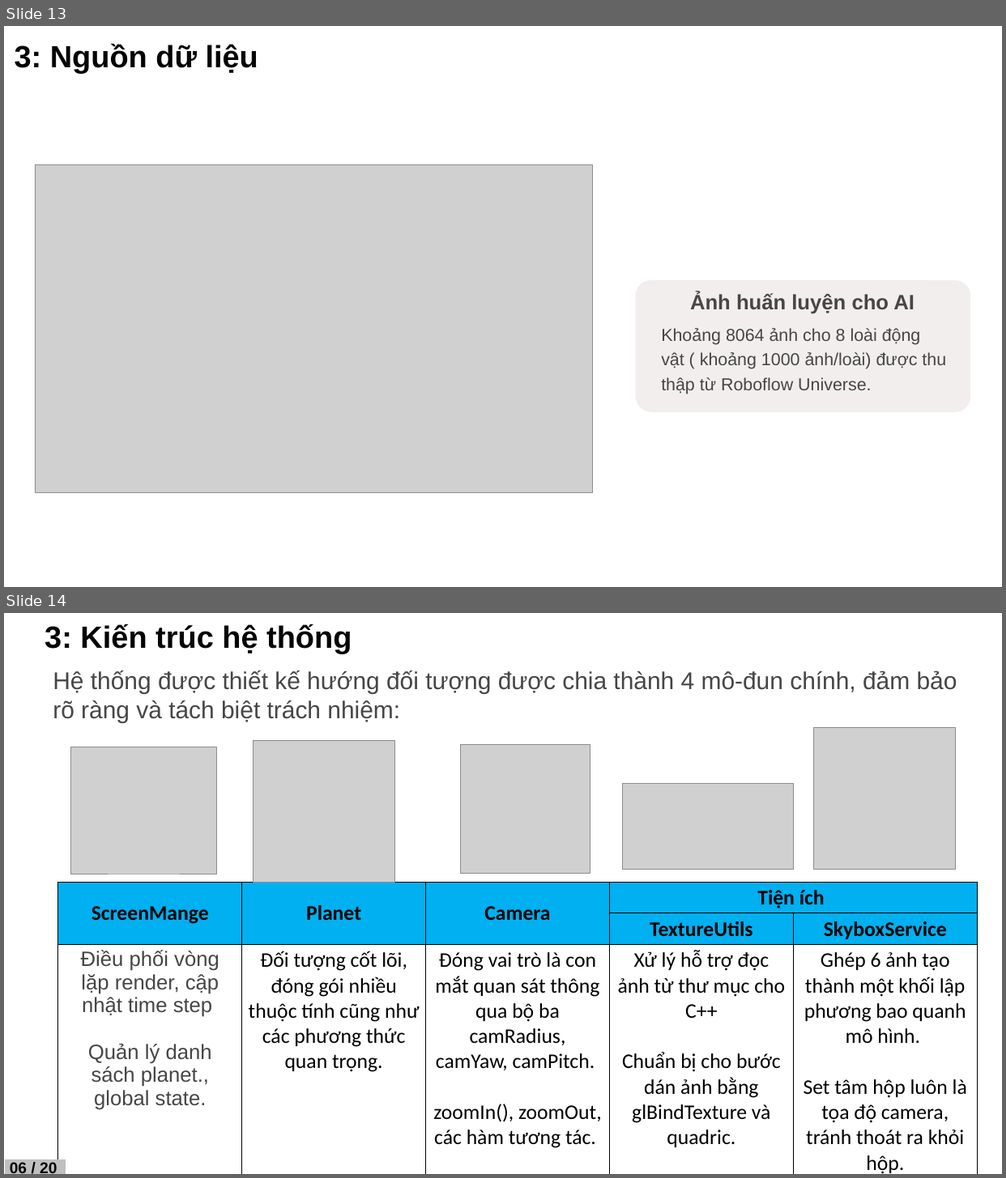
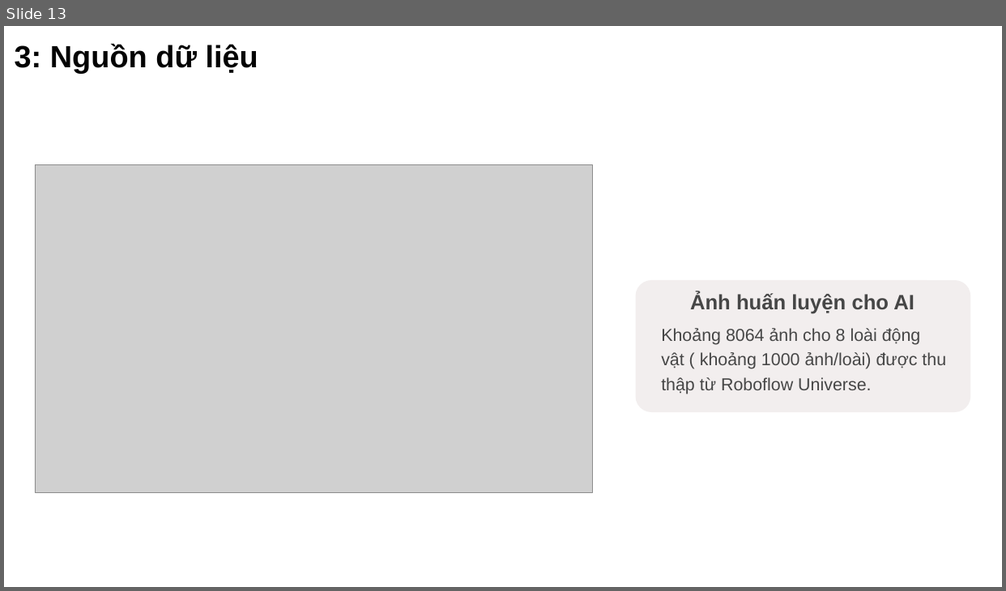
Before and after one commit to NguyenTAnh2005/IntelligentSystem_Vu_Hai_Anh, a slide deck: final_project/reports/Bao_Cao/baocao.pptx. Shown one above the other, each under a label of ours: slides 13 and 14 before the commit, slide 13 after it. The pictures are 1006x1178 and 1006x591 pixels, drawn with LibreOffice and Linux fonts; fonts in the diff are those of the drawing; grey boxes stand for pictures; background and template pictures are left out. Boxes give left, top, right and bottom in pixels: in the first picture for what was removed or moved away, otherwise in the second. Text is boxed around its words. In the diff, an @@ line names an element or a change of style, - is before the commit and + after.

```diff
--- a/final_project/reports/Bao_Cao/baocao.pptx
+++ b/final_project/reports/Bao_Cao/baocao.pptx
@@ slide 14 removed at (4,613,1002,1174), background #000000; not listed: 1 template element that a slide beside it also shows @@
@@ text removed at (44,624,351,653) @@
-3: Kiến trúc hệ thống
@@ text removed at (53,671,957,723) @@
-Hệ thống được thiết kế hướng đối tượng được chia thành 4 mô-đun chính, đảm bảo rõ ràng và tách biệt trách nhiệm:
@@ picture removed at (813,728,955,869) @@
@@ picture removed at (71,747,217,874) @@
@@ picture removed at (253,741,395,883) @@
@@ picture removed at (461,744,590,873) @@
@@ picture removed at (622,784,794,869) @@
@@ table removed at (58,883,978,1174), 3 rows, 5 columns @@
-ScreenMange | Planet | Camera | Tiện ích | 
- |  |  | TextureUtils | SkyboxService
-Điều phối vòng lặp render, cập nhật time step / Quản lý danh sách planet., global state. | Đối tượng cốt lõi, đóng gói nhiều thuộc tính cũng như các phương thức quan trọng. | Đóng vai trò là con mắt quan sát thông qua bộ ba camRadius, camYaw, camPitch. / zoomIn(), zoomOut, các hàm tương tác. | Xử lý hỗ trợ đọc ảnh từ thư mục cho C++ / Chuẩn bị cho bước dán ảnh bằng glBindTexture và quadric. | Ghép 6 ảnh tạo thành một khối lập phương bao quanh mô hình. / Set tâm hộp luôn là tọa độ camera, tránh thoát ra khỏi hộp.
@@ text removed at (10,1161,57,1174) @@
-06 / 20
```
Also in this commit, not shown: 7 slides changed, 27 slides added, 13 other slides removed, 2 other files.
